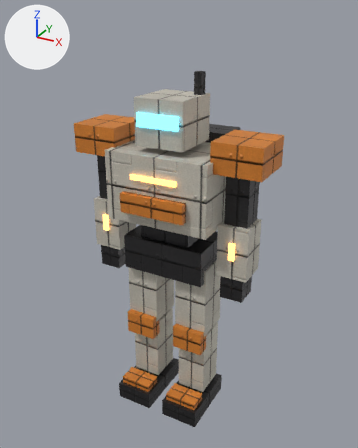
Before and after pictures for a commit that changed the glTF model data/models/exosuit.glb.
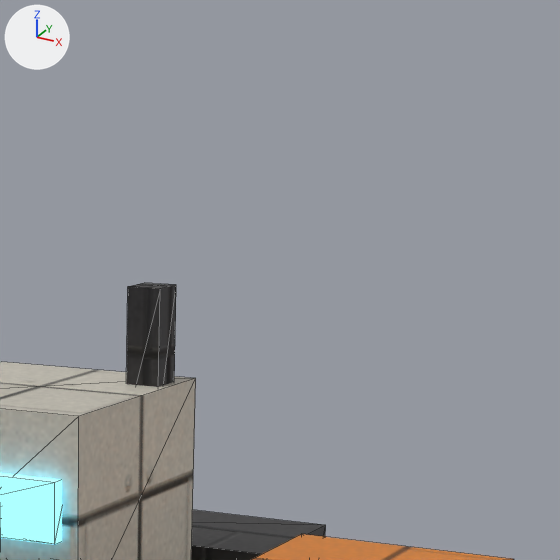
Each version appears first whole from a camera (50 mm lens) standing at (2.38, -4.23, 4.34) and looking at (-0.03, 0.16, 2.14), and next in a close-up on the part from 46% to 82% of the width and 1% to 30% of the height. The axes (+X, +Y, +Z) are drawn at upper left. The lights are the same throughout. The older version's two pictures come first. The close-ups show mesh edges as thin lines. Vertices at exactly the same position are counted once.

The older version as bpy lines, for what is in view:
```python
me_exosuit = bpy.data.meshes.new('exosuit')
me_exosuit.from_pydata(...)  # 264 vertices, 396 faces; spans x -1.03..1.03, y -0.47..0.8, z 0.0..3.77
# faces by material slot: [144, 96, 108, 36, 12]
me_exosuit.materials.append(mat_frame)
me_exosuit.materials.append(mat_hull)
me_exosuit.materials.append(mat_accent)
me_exosuit.materials.append(mat_lamp)  # brown #3f3830, glowing orange #ffb666
me_exosuit.materials.append(mat_visor)  # dark blue #273038, glowing cyan #63d8ff
ob_body = bpy.data.objects.new('body', me_exosuit)
ob_body.location = (0.0, 0.0, 0.0)
```
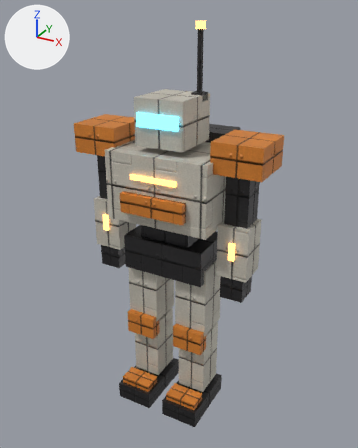
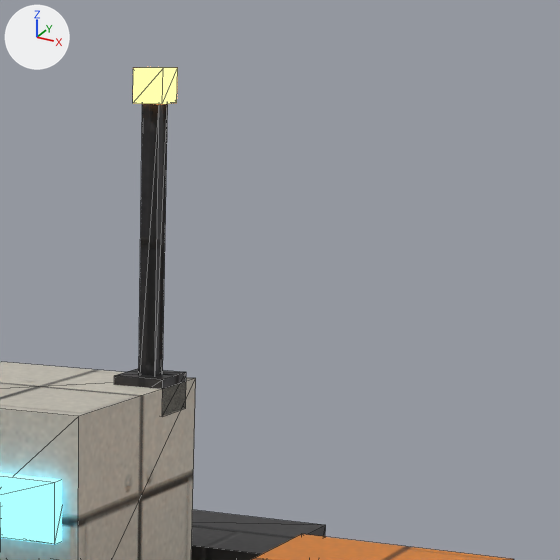
Boxes (x1, y1, x2, y2) around the edits, measured in the close-ups (560 x 560 px):
'body', reshaped: before (0, 283, 514, 560); after (0, 67, 514, 560)
part 1 of me_exosuit, added: after (114, 368, 186, 416)
part 2 of me_exosuit, added: after (139, 104, 168, 376)
part 3 of me_exosuit, added: after (133, 67, 178, 104)
part 4 of me_exosuit, deleted: before (126, 283, 176, 387)

The change in detail:
me_exosuit is used by ob_body; location (0.0, 0.0, 0.0).
me_exosuit had 264 vertices, 396 faces and spanned x -1.03..1.03, y -0.47..0.8, z 0.0..3.77.
me_exosuit now has 280 vertices, 420 faces and spans x -1.03..1.03, y -0.47..0.8, z 0.0..4.22.
me_exosuit part 1: a new loose piece, a box spanning x 0.14..0.26, y 0.09..0.21, z 3.5..3.58, in mat_frame.
me_exosuit part 2: a new loose piece, a box spanning x 0.18..0.22, y 0.13..0.17, z 3.54..4.16, in mat_frame.
me_exosuit part 3: a new loose piece, a box spanning x 0.165..0.235, y 0.115..0.185, z 4.145..4.215, in mat_lamp (brown #3f3830, glowing orange #ffb666).
me_exosuit part 4: the loose piece of 8 vertices spanning x 0.16..0.24, y 0.11..0.19, z 3.47..3.77 is deleted.
